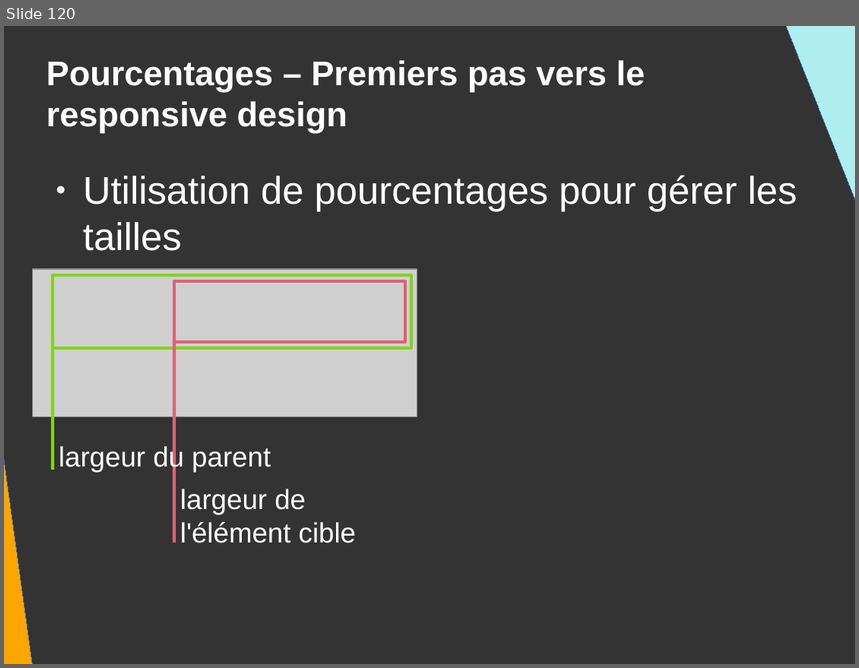
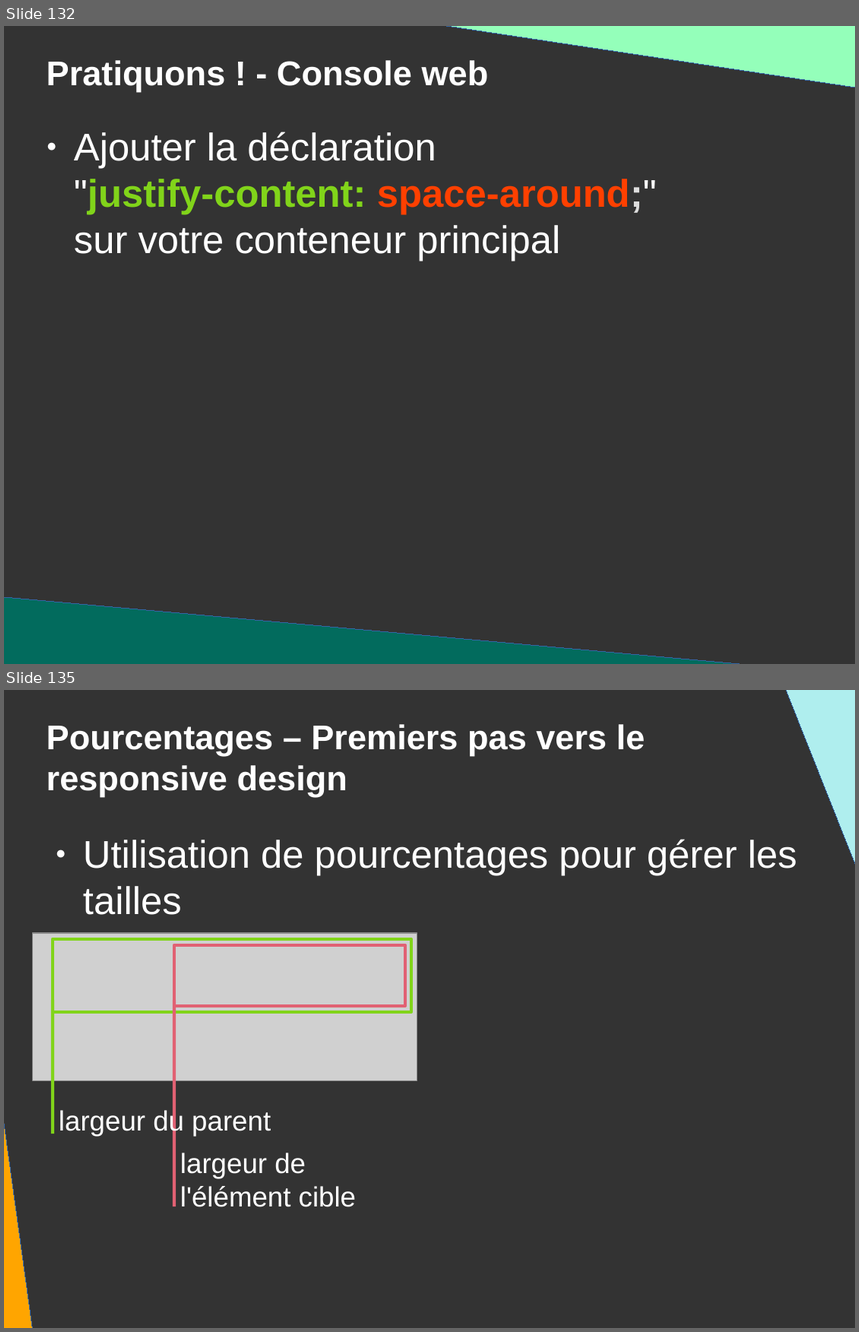
Before and after one commit to DanYellow/presentations, a slide deck: mmi/html/travaux-pratiques/numero-2/presentation.odp. Shown one above the other, each under a label of ours: slide 120 before the commit, slides 132 and 135 after it; the slides between them are not shown. The pictures are 859x668 and 859x1332 pixels, drawn with LibreOffice and Linux fonts; fonts in the diff are those of the drawing; grey boxes stand for pictures. Boxes give left, top, right and bottom in pixels: in the first picture for what was removed or moved away, otherwise in the second. Text is boxed around its words. In the diff, an @@ line names an element or a change of style, - is before the commit and + after.

```diff
--- a/mmi/html/travaux-pratiques/numero-2/presentation.odp
+++ b/mmi/html/travaux-pratiques/numero-2/presentation.odp
@@ slide 132 added at (4,26,855,664), background #333333 @@
@@ right triangle added at (417,26,855,88), fill #94FFBA, outline #3465A4 0 pt @@
@@ title added at (47,60,489,92), 32 pt, text #FFFFFF, bold @@
+Pratiquons ! - Console web
@@ text added at (74,132,657,261), 36 pt, text #FFFFFF @@
+● Ajouter la déclaration
+  "justify-content: space-around;"
+  sur votre conteneur principal
@@ right triangle added at (4,598,800,664), fill #026B5D, outline #3465A4 0 pt @@
@@ what was slide 120 is now slide 135 @@
```
Also in this commit, not shown: 6 slides changed, 15 other slides added, 1 slide removed, 4 other files.
